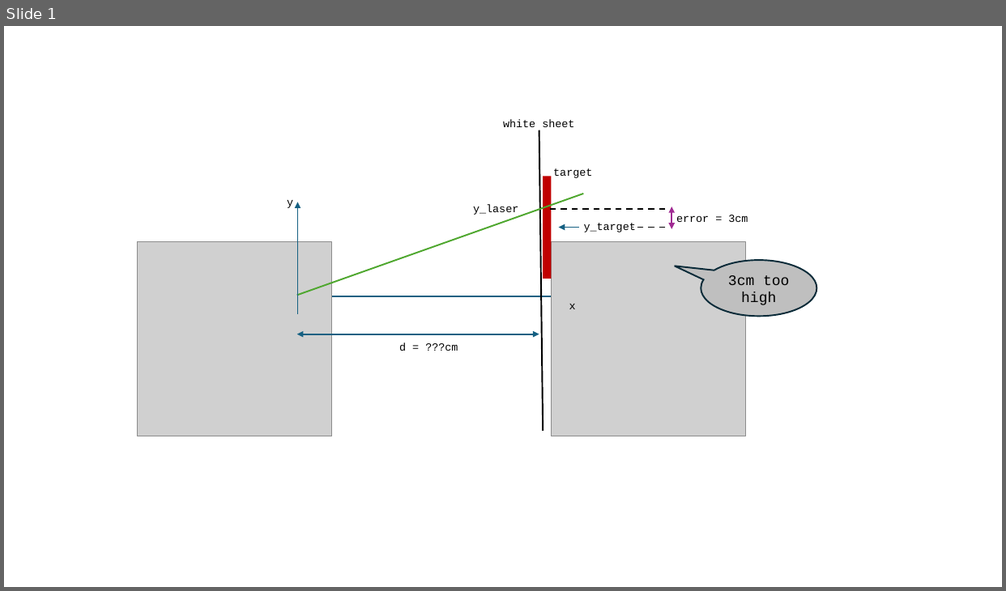
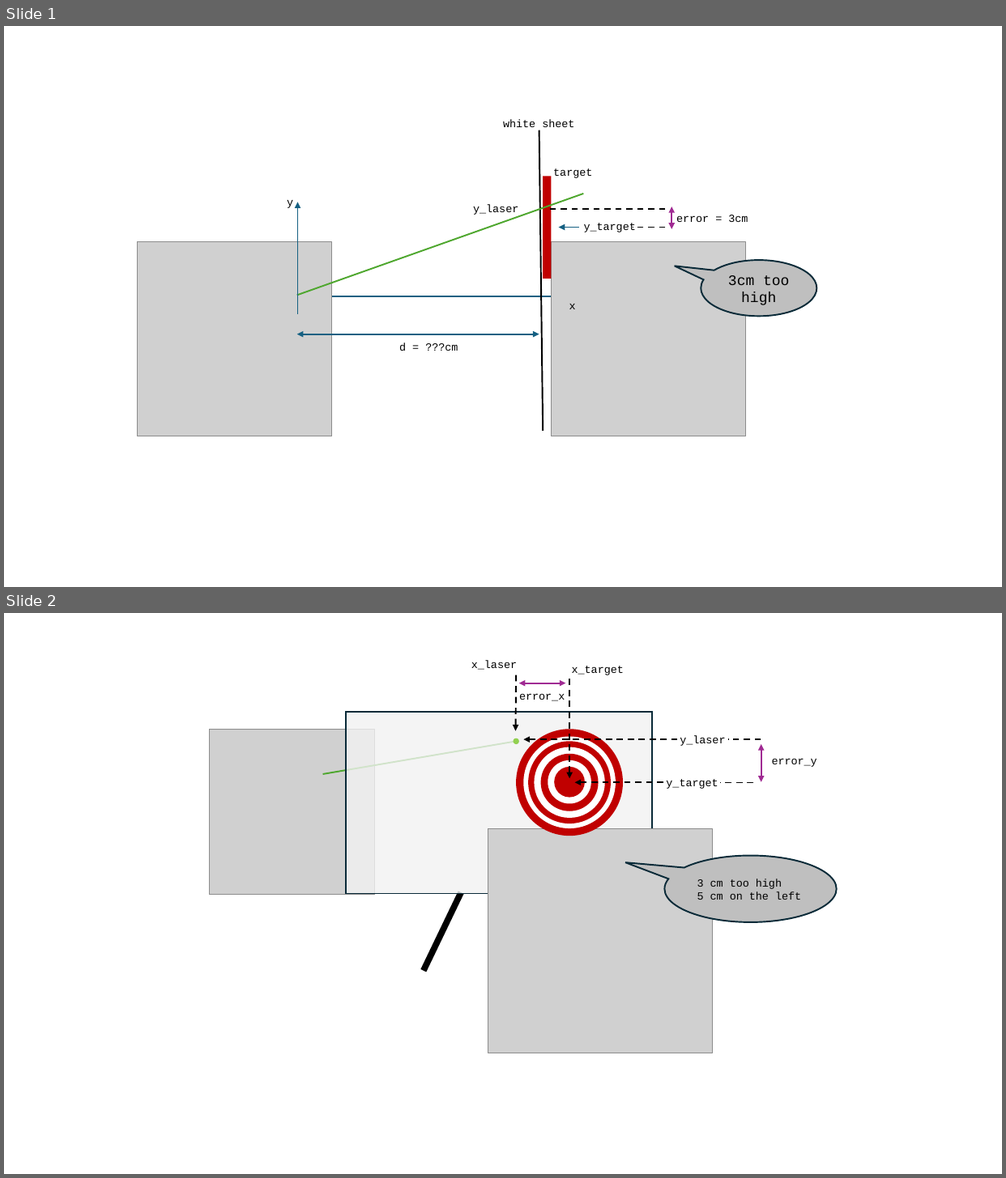
Before and after one commit to 40tude/40tude.github.io, a slide deck: docs/09_machine_learning/002_gradient_descent/assets/setup.pptx. Shown one above the other, each under a label of ours: slide 1 before the commit, slides 1 and 2 after it. The pictures are 1006x591 and 1006x1178 pixels, drawn with LibreOffice and Linux fonts; fonts in the diff are those of the drawing; grey boxes stand for pictures. Boxes give left, top, right and bottom in pixels: in the first picture for what was removed or moved away, otherwise in the second. Text is boxed around its words. In the diff, an @@ line names an element or a change of style, - is before the commit and + after.

```diff
--- a/docs/09_machine_learning/002_gradient_descent/assets/setup.pptx
+++ b/docs/09_machine_learning/002_gradient_descent/assets/setup.pptx
@@ slide 2 added at (x1=4, y1=613, x2=1002, y2=1174), background #FFFFFF @@
@@ text added at (x1=471, y1=661, x2=517, y2=670), 10.5 pt, text #000000 @@
+x_laser
@@ arrow added from (516, 675) to (515, 731), #000000 1.5 pt dashed @@
@@ double arrow added from (519, 683) to (566, 683), #A02B93 1.5 pt @@
@@ arrow added from (570, 678) to (570, 778), #000000 1.5 pt dashed @@
@@ text added at (x1=572, y1=666, x2=624, y2=675), 10.5 pt, text #000000 @@
+x_target
@@ text added at (x1=519, y1=693, x2=565, y2=701), 10.5 pt, text #000000 @@
+error_x
@@ picture added at (x1=209, y1=729, x2=375, y2=895) @@
@@ rectangle added at (x1=346, y1=712, x2=652, y2=894), fill #F2F2F2 at 80% opacity, outline #092A39 1.5 pt @@
@@ line added from (323, 774) to (516, 741), #4EA72E 1.5 pt @@
@@ ellipse added at (x1=513, y1=738, x2=519, y2=744), fill #92D050 @@
@@ arrow added from (677, 739) to (523, 739), #000000 1.5 pt dashed @@
@@ text added at (x1=680, y1=735, x2=725, y2=746), 10.5 pt, text #000000 @@
+y_laser
@@ line added from (761, 739) to (728, 739), #000000 1.5 pt dashed @@
@@ double arrow added from (761, 744) to (761, 782), #A02B93 1.5 pt @@
@@ text added at (x1=772, y1=758, x2=817, y2=767), 10.5 pt, text #000000 @@
+error_y
@@ group added at (x1=516, y1=729, x2=623, y2=836): 7 ellipses @@
@@ arrow added from (664, 782) to (574, 782), #000000 1.5 pt dashed @@
@@ text added at (x1=666, y1=779, x2=718, y2=789), 10.5 pt, text #000000 @@
+y_target
@@ line added from (753, 783) to (720, 783), #000000 1.5 pt dashed @@
@@ picture added at (x1=488, y1=829, x2=712, y2=1053) @@
@@ speech bubble added at (x1=664, y1=855, x2=837, y2=922), fill #BFBFBF, outline #092A39 1.5 pt, 10.5 pt, text #000000 @@
+3 cm too high
+5 cm on the left
@@ line added from (462, 893) to (424, 971), #000000 6 pt @@
```
Also in this commit, not shown: 9 other files.
